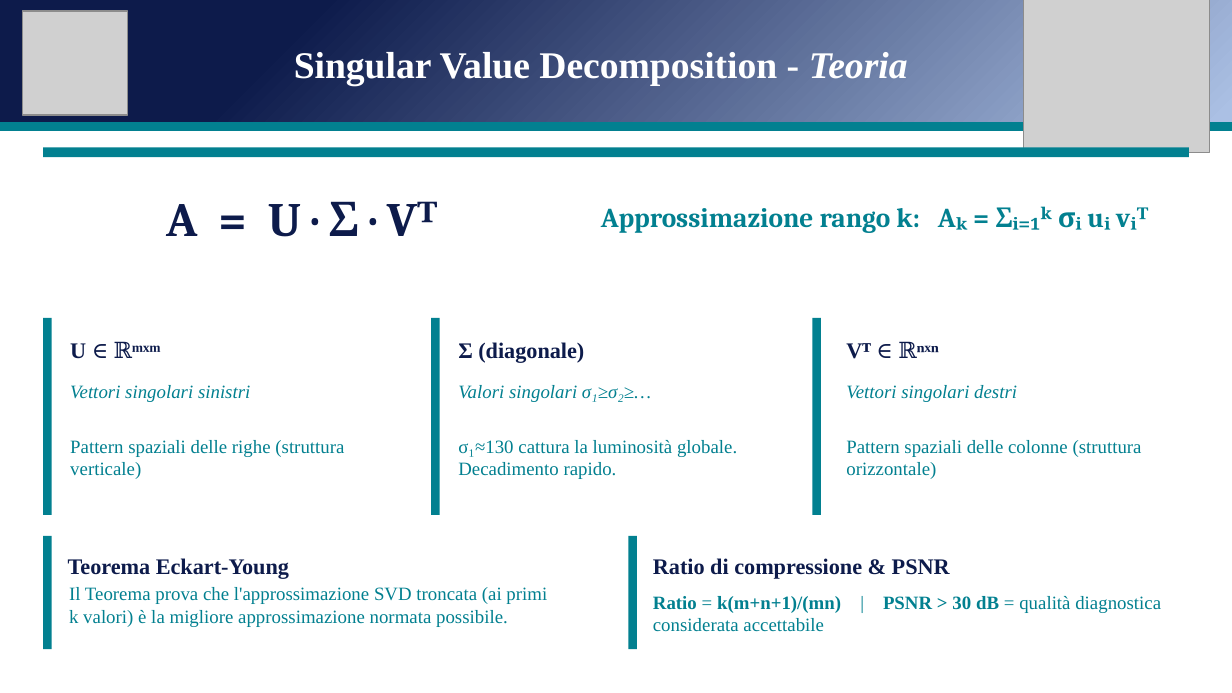
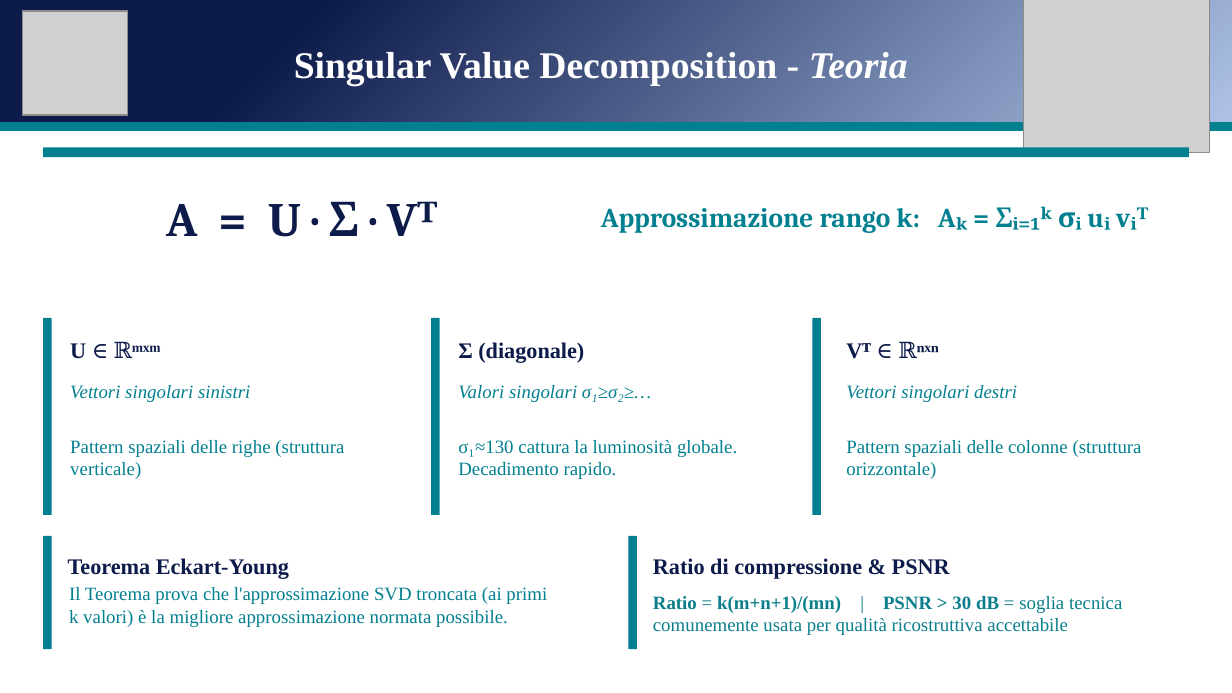
Before and after one commit to andreapatruno1/Image-Compression-and-Analysis, a slide deck: slide 5 of docs/SVD e PCA per l'analisi di immagini mediche.pptx. Drawn at 1232x693 pixels with LibreOffice and Linux fonts; fonts in the diff are those of the drawing; grey boxes stand for pictures. Boxes give left, top, right and bottom in pixels: in the first picture for what was removed or moved away, otherwise in the second. Text is boxed around its words. In the diff, an @@ line names an element or a change of style, - is before the commit and + after.

```diff
--- a/docs/SVD e PCA per l'analisi di immagini mediche.pptx
+++ b/docs/SVD e PCA per l'analisi di immagini mediche.pptx
@@ text at box(653, 596, 1122, 635): text changed; text colour #028090 to #0B7F8B @@
-Ratio = k(m+n+1)/(mn) | PSNR > 30 dB = qualità diagnostica considerata accettabile
+Ratio = k(m+n+1)/(mn) | PSNR > 30 dB = soglia tecnica comunemente usata per qualità ricostruttiva accettabile
```
Also in this commit, not shown: 11 other slides changed, 9 other files.
